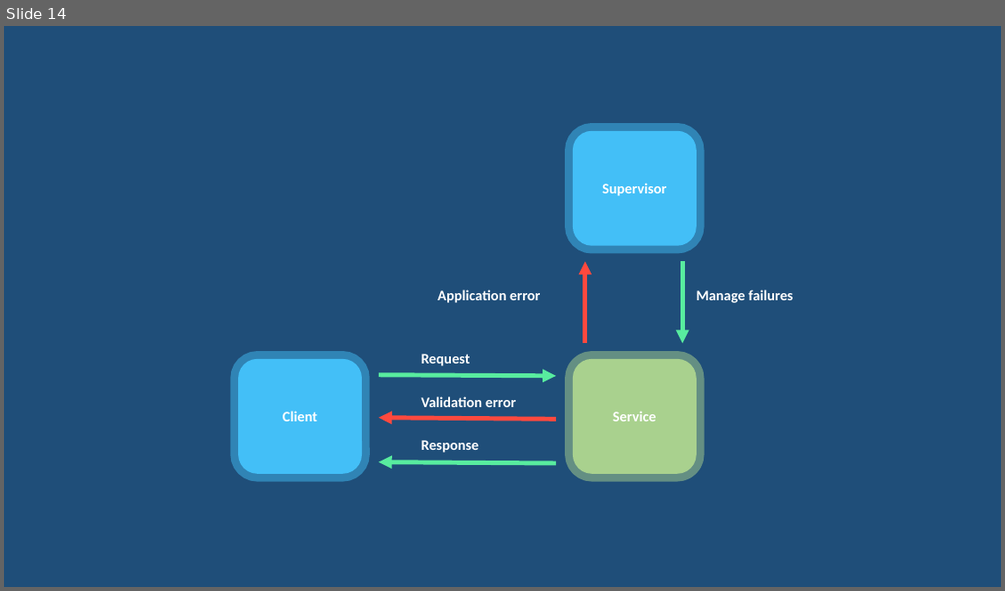
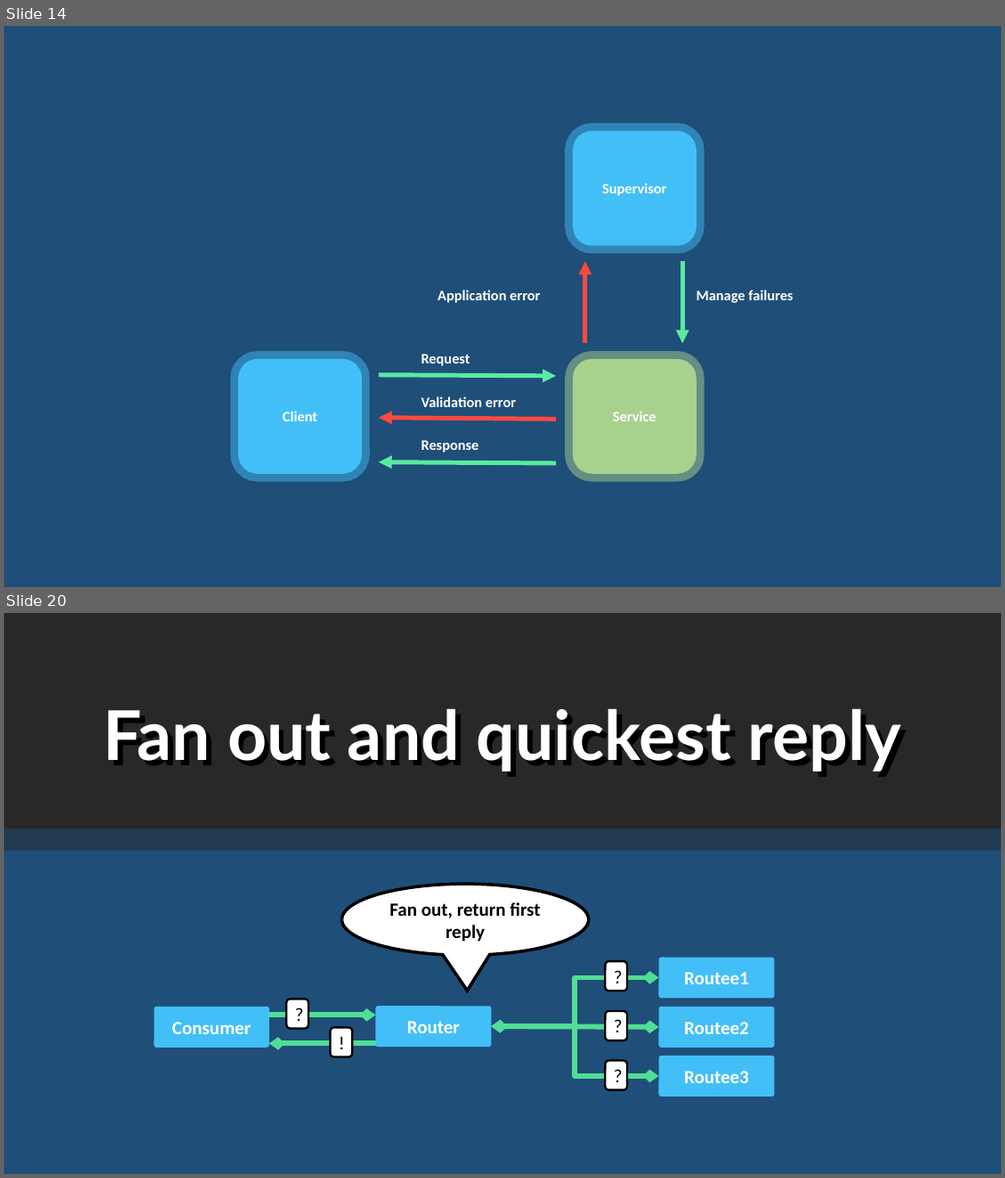
Before and after one commit to rogeralsing/Presentations, a slide deck: FailingGracefully/QConSP/protoactor.pptx. Shown one above the other, each under a label of ours: slide 14 before the commit, slides 14 and 20 after it; the slides between them are not shown. The pictures are 1005x591 and 1005x1178 pixels, drawn with LibreOffice and Linux fonts; fonts in the diff are those of the drawing. Boxes give left, top, right and bottom in pixels: in the first picture for what was removed or moved away, otherwise in the second. Text is boxed around its words. In the diff, an @@ line names an element or a change of style, - is before the commit and + after.

```diff
--- a/FailingGracefully/QConSP/protoactor.pptx
+++ b/FailingGracefully/QConSP/protoactor.pptx
@@ slide 20 added at (x1=4, y1=613, x2=1001, y2=1174), background #1F4E79 @@
@@ rounded rectangle added at (x1=4, y1=613, x2=1001, y2=828), fill #282828 @@
@@ text added at (x1=104, y1=708, x2=901, y2=771), 66 pt, text #FFFFFF, bold @@
+Fan out and quickest reply
@@ rounded rectangle added at (x1=4, y1=828, x2=1001, y2=850), fill #233B50 @@
@@ speech bubble added at (x1=342, y1=884, x2=589, y2=955), fill #FFFFFF, outline #000000 3 pt, 18 pt, text #000000, bold @@
+Fan out, return first reply
@@ rounded rectangle added at (x1=659, y1=957, x2=775, y2=998), fill #43BFF7, 18 pt, text #FFFFFF, bold @@
+Routee1
@@ elbow double arrow added from (492, 1027) to (659, 977), #50DE94 5 pt @@
@@ rounded rectangle added at (x1=606, y1=962, x2=627, y2=990), fill #FFFFFF, outline #000000 2 pt, 18 pt, text #000000 @@
+?
@@ rounded rectangle added at (x1=154, y1=1006, x2=269, y2=1047), fill #43BFF7, 18 pt, text #FFFFFF, bold @@
+Consumer
@@ rounded rectangle added at (x1=287, y1=999, x2=308, y2=1028), fill #FFFFFF, outline #000000 2 pt, 18 pt, text #000000 @@
+?
@@ rounded rectangle added at (x1=376, y1=1005, x2=492, y2=1046), fill #43BFF7, 18 pt, text #FFFFFF, bold @@
+Router
@@ rounded rectangle added at (x1=606, y1=1011, x2=627, y2=1040), fill #FFFFFF, outline #000000 2 pt, 18 pt, text #000000 @@
+?
@@ rounded rectangle added at (x1=659, y1=1006, x2=775, y2=1047), fill #43BFF7, 18 pt, text #FFFFFF, bold @@
+Routee2
@@ arrow added from (269, 1014) to (376, 1014), #50DE94 5 pt @@
@@ rounded rectangle added at (x1=330, y1=1027, x2=352, y2=1056), fill #FFFFFF, outline #000000 2 pt, 18 pt, text #000000 @@
+!
@@ elbow double arrow added from (492, 1027) to (659, 1076), #50DE94 5 pt @@
@@ double arrow added from (492, 1027) to (659, 1027), #50DE94 5 pt @@
@@ arrow added from (376, 1043) to (269, 1043), #50DE94 5 pt @@
@@ rounded rectangle added at (x1=606, y1=1060, x2=627, y2=1089), fill #FFFFFF, outline #000000 2 pt, 18 pt, text #000000 @@
+?
@@ rounded rectangle added at (x1=659, y1=1055, x2=775, y2=1097), fill #43BFF7, 18 pt, text #FFFFFF, bold @@
+Routee3
```
Also in this commit, not shown: 6 slides changed, 3 other slides added, 1 slide removed.
